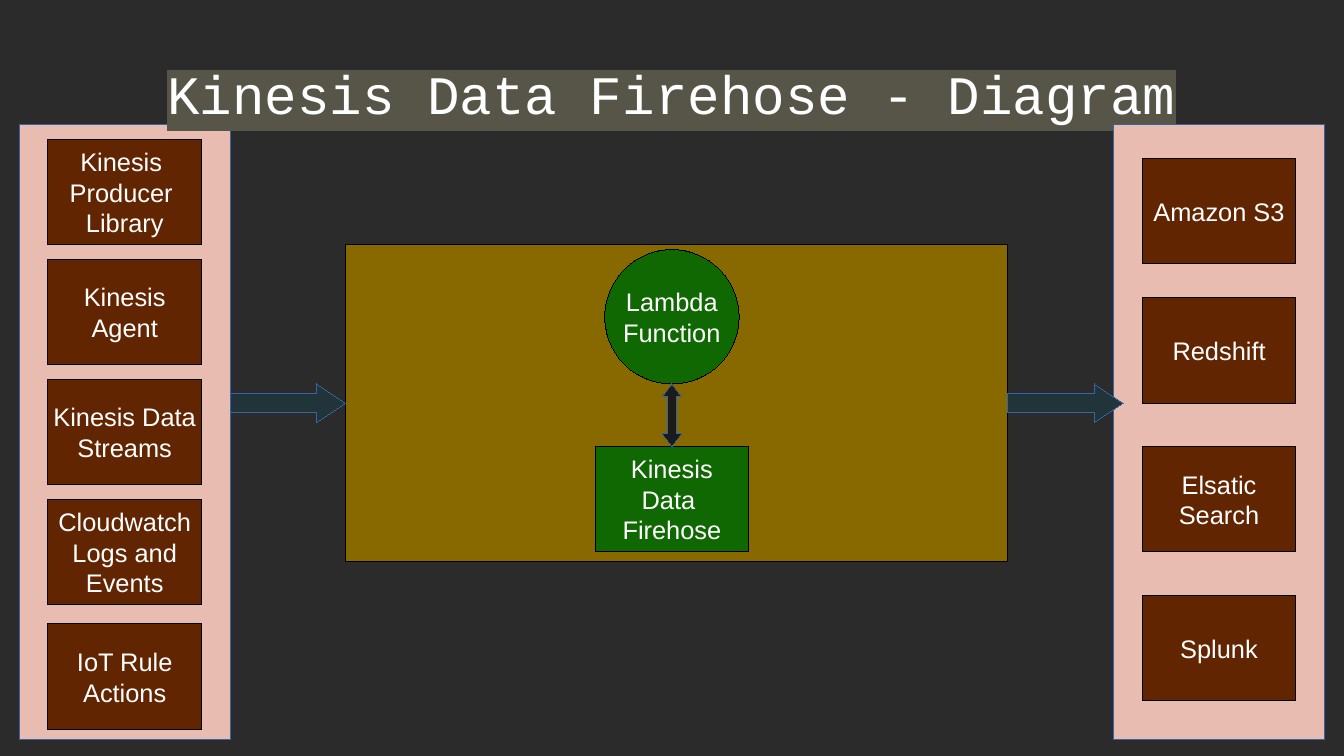
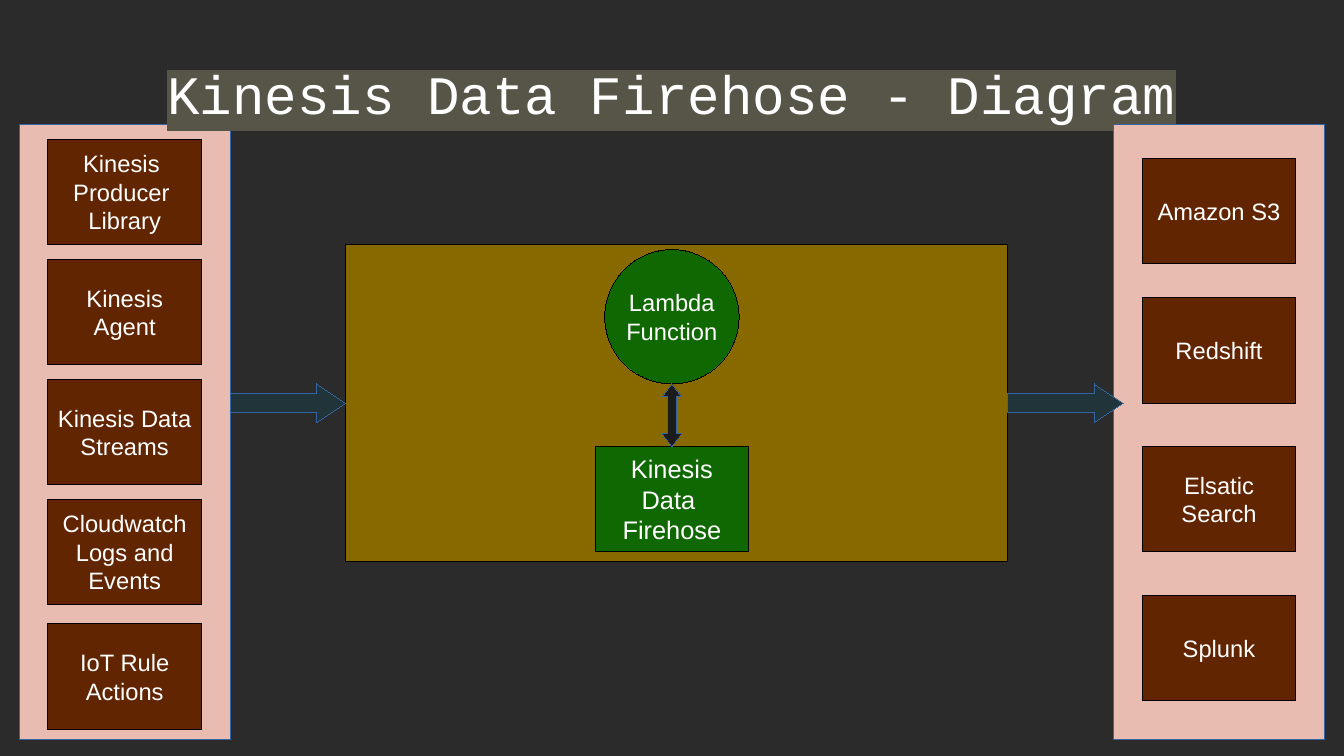
Before and after one commit to Anshul-GH/AWS_ML_Certification, a slide deck: slide 33 of AWS_Certified_ML_Certification_Deck.odp. Drawn at 1344x756 pixels with LibreOffice and Linux fonts; fonts in the diff are those of the drawing; background and template pictures are left out; a plain dark background stands for a picture behind light text. Boxes give left, top, right and bottom in pixels: in the first picture for what was removed or moved away, otherwise in the second. Text is boxed around its words. In the diff, an @@ line names an element or a change of style, - is before the commit and + after.

Commit message:
Covered Kinesis Video Stream and an overall summary of Kinesis services

```diff
--- a/AWS_Certified_ML_Certification_Deck.odp
+++ b/AWS_Certified_ML_Certification_Deck.odp
@@ size 15 to 14 pt in 10 elements at <box>48,624,201,731</box>, <box>605,250,739,384</box>, <box>48,139,201,245</box>, <box>48,379,201,485</box>, <box>48,260,201,366</box>, <box>48,499,201,605</box>, <box>1143,595,1296,701</box>, <box>1143,159,1296,265</box>, <box>1143,446,1296,552</box>, <box>1143,298,1296,404</box> @@
```
Also in this commit, not shown: 31 other slides changed, 9 slides added, 1 other file.
